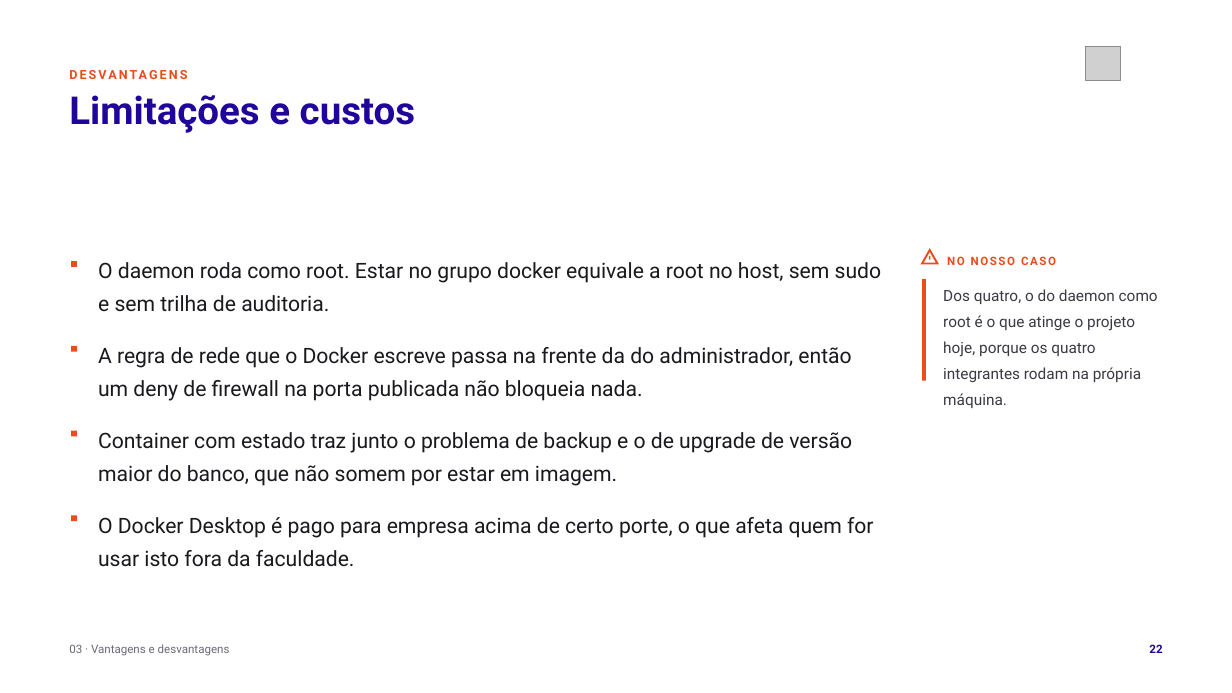
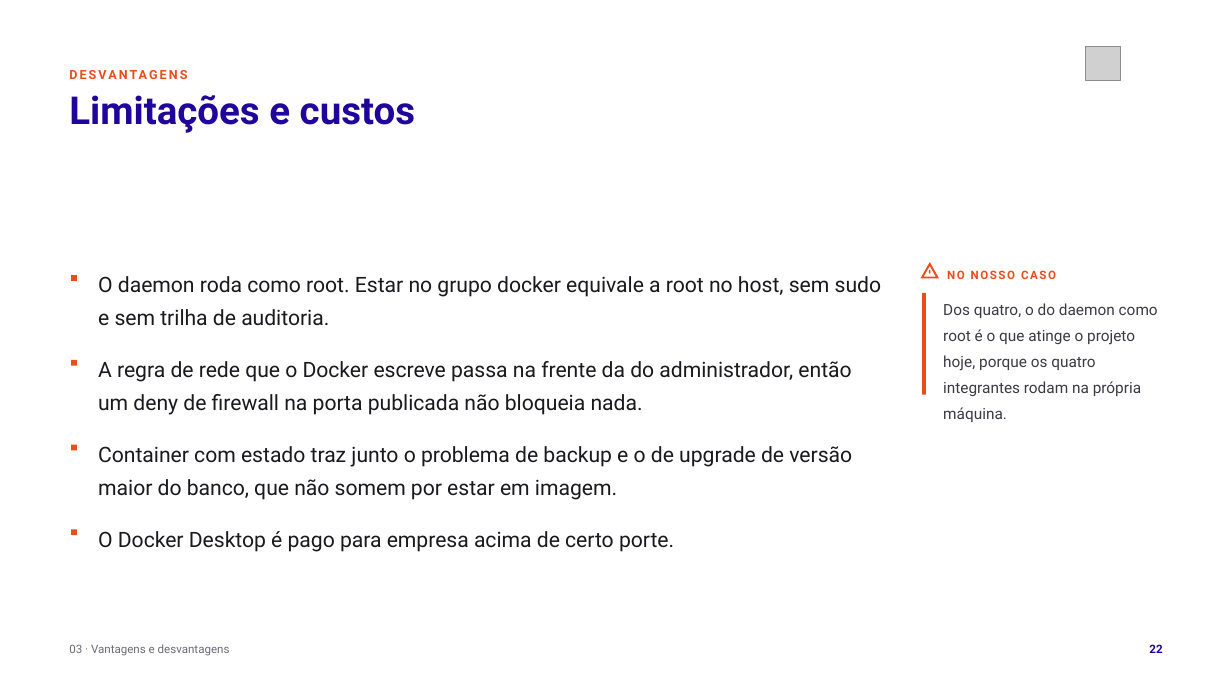
Before and after one commit to tcpassos/invite-app, a slide deck: slide 22 of trabalhos/T1-Docker-Invite-People.pptx. Drawn at 1232x693 pixels with LibreOffice and Linux fonts; fonts in the diff are those of the drawing; grey boxes stand for pictures. Boxes give left, top, right and bottom in pixels: in the first picture for what was removed or moved away, otherwise in the second. Text is boxed around its words. In the diff, an @@ line names an element or a change of style, - is before the commit and + after.

```diff
--- a/trabalhos/T1-Docker-Invite-People.pptx
+++ b/trabalhos/T1-Docker-Invite-People.pptx
@@ 6 rectangles, 5 texts, 1 triangle: place and size @@
-6 rectangles, 5 texts, 1 triangle at <box>71,250,1158,521</box>
+6 rectangles, 5 texts, 1 triangle at <box>71,264,1158,535</box>
@@ text at <box>98,531,674,552</box>: text changed @@
-O Docker Desktop é pago para empresa acima de certo porte, o que afeta quem for usar isto fora da faculdade.
+O Docker Desktop é pago para empresa acima de certo porte.
```
Also in this commit, not shown: 5 other slides changed, 9 other files.
